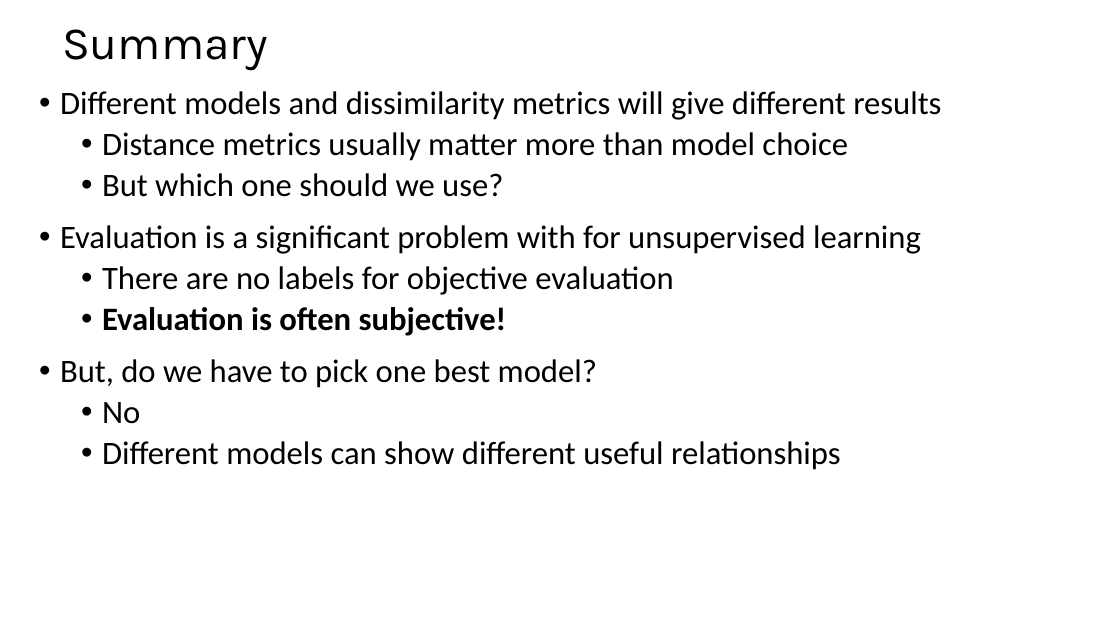
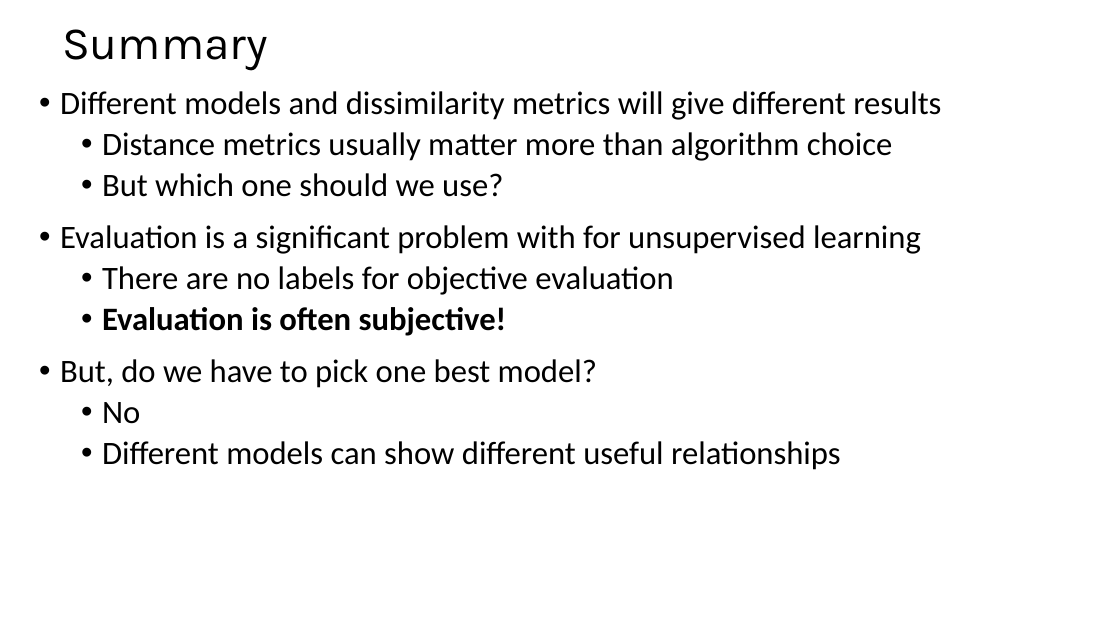
Before and after one commit to LucaComi/CSCI-E-108, a slide deck: slide 70 of slides/9_IntroductionToClustering_Part1.pptx. Drawn at 1120x630 pixels with LibreOffice and Linux fonts; fonts in the diff are those of the drawing. Boxes give left, top, right and bottom in pixels: in the first picture for what was removed or moved away, otherwise in the second. Text is boxed around its words. In the diff, an @@ line names an element or a change of style, - is before the commit and + after.

Commit message:
Corrected slide from lecture

```diff
--- a/slides/9_IntroductionToClustering_Part1.pptx
+++ b/slides/9_IntroductionToClustering_Part1.pptx
@@ text at [102, 132, 893, 161]: text changed @@
-  • Distance metrics usually matter more than model choice
+  • Distance metrics usually matter more than algorithm choice
```
